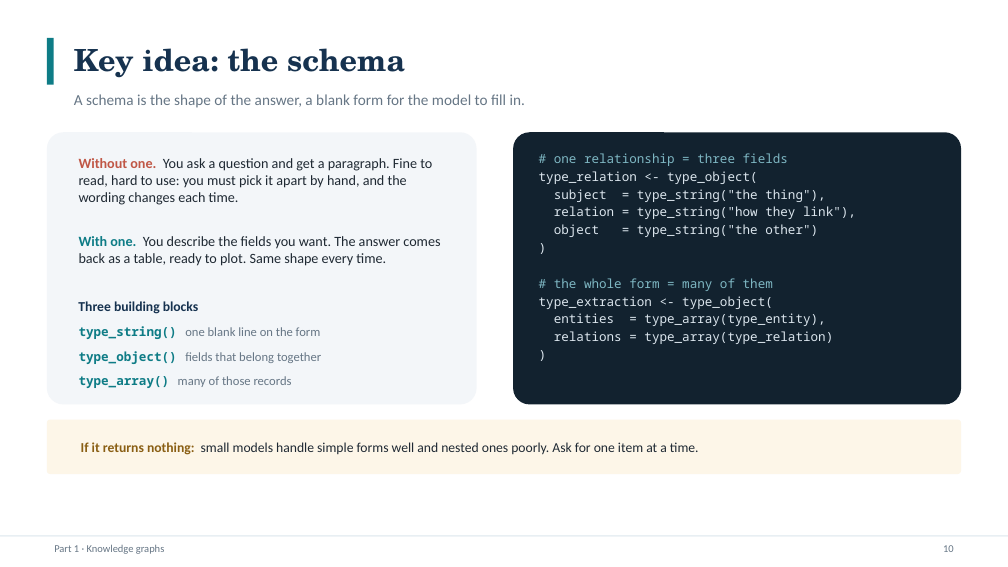
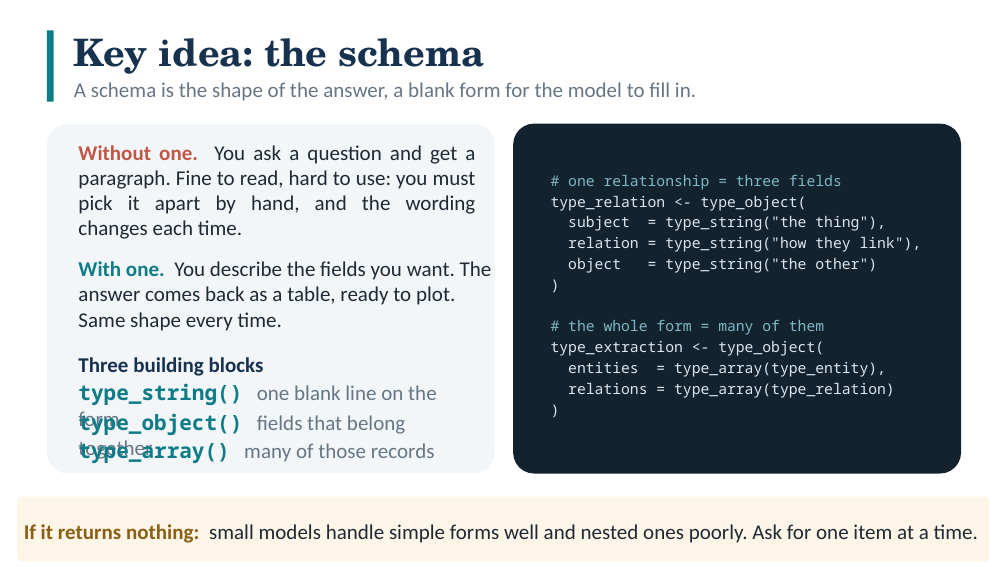
Before and after one commit to smalljosephd/SICSS-Nigeria-2026_LLM_Viz_R, a slide deck: slide 10 of slides/SICSS_LLM_Visualization_Session.pptx. Drawn at 1008x567 pixels with LibreOffice and Linux fonts; fonts in the diff are those of the drawing. Boxes give left, top, right and bottom in pixels: in the first picture for what was removed or moved away, otherwise in the second. Text is boxed around its words. In the diff, an @@ line names an element or a change of style, - is before the commit and + after.

```diff
--- a/slides/SICSS_LLM_Visualization_Session.pptx
+++ b/slides/SICSS_LLM_Visualization_Session.pptx
@@ text "Key idea: the schema" moved from (x1=74, y1=48, x2=405, y2=78) to (x1=74, y1=38, x2=484, y2=74) @@
@@ text "Key idea: the schema" at (x1=74, y1=38, x2=484, y2=74): size 29 to 36 pt @@
@@ rectangle resized from (x1=47, y1=38, x2=54, y2=85) to (x1=47, y1=30, x2=54, y2=101) @@
@@ text "A schema is the shape ..." moved from (x1=74, y1=94, x2=525, y2=108) to (x1=74, y1=82, x2=696, y2=101) @@
@@ text "A schema is the shape ..." at (x1=74, y1=82, x2=696, y2=101): size 14.5 to 20 pt @@
@@ rounded rectangle resized from (x1=47, y1=132, x2=476, y2=405) to (x1=47, y1=123, x2=495, y2=473) @@
@@ text "Without one. You ask a ..." moved from (x1=79, y1=158, x2=432, y2=205) to (x1=78, y1=145, x2=476, y2=239) @@
@@ text "Without one. You ask a ..." at (x1=78, y1=145, x2=476, y2=239): size 13.5 to 20 pt; alignment left to justified @@
@@ rounded rectangle resized from (x1=513, y1=132, x2=962, y2=405) to (x1=513, y1=123, x2=962, y2=473) @@
@@ text "# one relationship = three ..." moved from (x1=539, y1=153, x2=856, y2=344) to (x1=551, y1=175, x2=922, y2=398) @@
@@ text "# one relationship = three ..." at (x1=551, y1=175, x2=922, y2=398): size 12 to 14 pt @@
@@ text "With one. You describe the ..." moved from (x1=79, y1=236, x2=440, y2=266) to (x1=78, y1=261, x2=492, y2=331) @@
@@ text "With one. You describe the ..." at (x1=78, y1=261, x2=492, y2=331): size 13.5 to 20 pt @@
@@ text "Three building blocks" moved from (x1=78, y1=301, x2=199, y2=314) to (x1=78, y1=357, x2=264, y2=376) @@
@@ text "Three building blocks" at (x1=78, y1=357, x2=264, y2=376): size 13 to 20 pt @@
@@ text "type_string() one blank line on ..." moved from (x1=79, y1=326, x2=321, y2=339) to (x1=78, y1=383, x2=437, y2=432) @@
@@ text "type_object() fields that belong together" moved from (x1=79, y1=351, x2=321, y2=364) to (x1=78, y1=411, x2=405, y2=461) @@
@@ size 12 to 20 pt in 3 elements at (x1=78, y1=383, x2=437, y2=432), (x1=78, y1=411, x2=405, y2=461), (x1=78, y1=440, x2=435, y2=463) @@
@@ text "type_array() many of those records" moved from (x1=79, y1=376, x2=292, y2=388) to (x1=78, y1=440, x2=435, y2=463) @@
@@ rounded rectangle resized from (x1=47, y1=420, x2=961, y2=474) to (x1=17, y1=497, x2=990, y2=562) @@
@@ rectangle removed at (x1=0, y1=535, x2=1008, y2=537) @@
@@ text "If it returns nothing: small ..." moved from (x1=81, y1=442, x2=699, y2=455) to (x1=24, y1=524, x2=978, y2=543) @@
@@ text "If it returns nothing: small ..." at (x1=24, y1=524, x2=978, y2=543): size 13 to 20 pt; alignment left to justified @@
@@ text removed at (x1=54, y1=544, x2=164, y2=554) @@
-Part 1 · Knowledge graphs
@@ text removed at (x1=943, y1=545, x2=954, y2=552) @@
-10
```
Also in this commit, not shown: 23 other slides changed, 3 other files.
